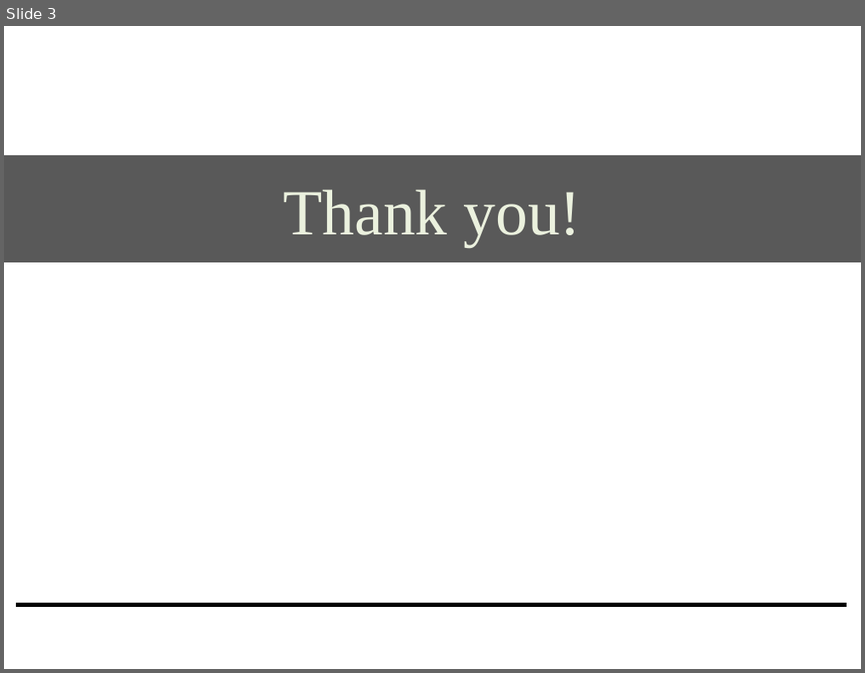
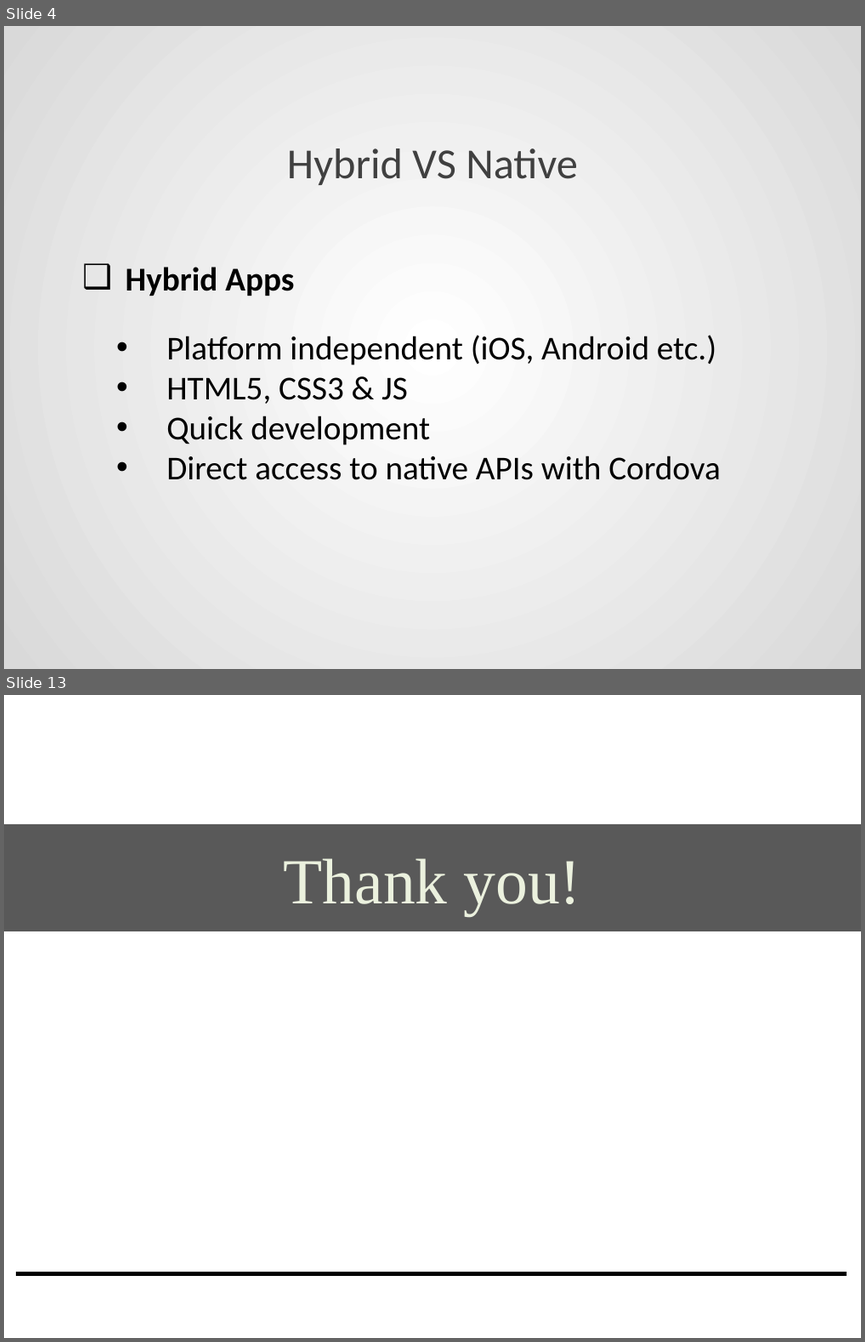
Before and after one commit to sanketrd09/collegepptwork, a slide deck: HybridApp-powerpoint.pptx. Shown one above the other, each under a label of ours: slide 3 before the commit, slides 4 and 13 after it; the slides between them are not shown. The pictures are 865x673 and 865x1342 pixels, drawn with LibreOffice and Linux fonts; fonts in the diff are those of the drawing. Boxes give left, top, right and bottom in pixels: in the first picture for what was removed or moved away, otherwise in the second. Text is boxed around its words. In the diff, an @@ line names an element or a change of style, - is before the commit and + after.

```diff
--- a/HybridApp-powerpoint.pptx
+++ b/HybridApp-powerpoint.pptx
@@ slide 4 added at [4,26,861,669], background gradient #FFFFFF to #D9D9D9 @@
@@ title added at [287,148,578,185], 36 pt, text #404040 @@
+Hybrid VS Native
@@ text added at [126,267,294,295], 28 pt, text #000000, bold @@
+❑ Hybrid Apps
@@ text added at [166,335,721,480], 28 pt, text #000000 @@
+• Platform independent (iOS, Android etc.)
+• HTML5, CSS3 & JS
+• Quick development
+• Direct access to native APIs with Cordova
@@ what was slide 3 is now slide 13 @@
```
Also in this commit, not shown: 9 other slides added.
